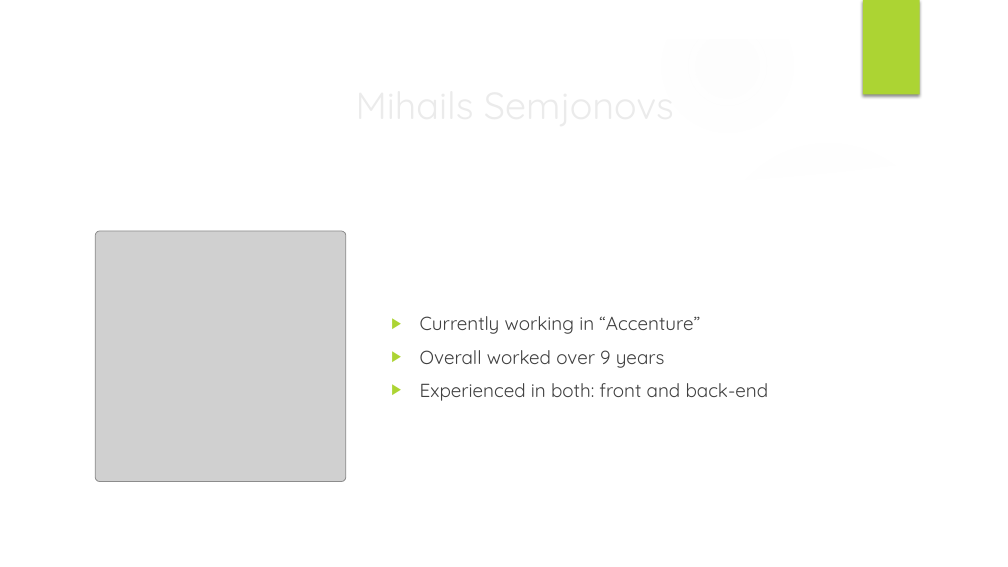
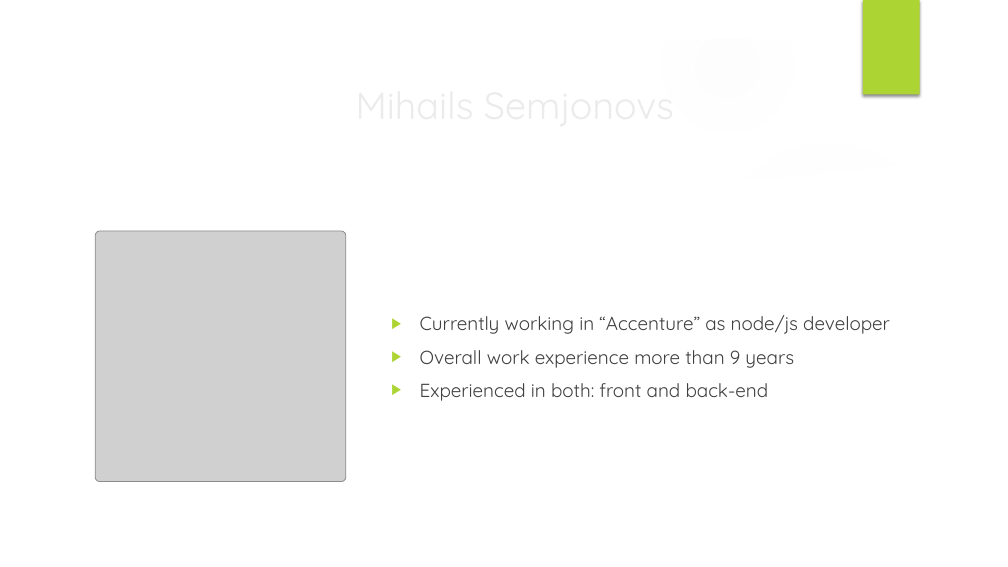
Before and after one commit to muxahuk/asyncJs, a slide deck: slide 2 of Asynchronous JavaScript.pptx. Drawn at 1008x567 pixels with LibreOffice and Linux fonts; fonts in the diff are those of the drawing; grey boxes stand for pictures; background and template pictures are left out. Boxes give left, top, right and bottom in pixels: in the first picture for what was removed or moved away, otherwise in the second. Text is boxed around its words. In the diff, an @@ line names an element or a change of style, - is before the commit and + after.

```diff
--- a/Asynchronous JavaScript.pptx
+++ b/Asynchronous JavaScript.pptx
@@ text at (x1=420, y1=315, x2=890, y2=368): text changed @@
-▶ Currently working in “Accenture”
-▶ Overall worked over 9 years
+▶ Currently working in “Accenture” as node/js developer
+▶ Overall work experience more than 9 years
```
Also in this commit, not shown: 6 other slides changed, 8 slides added, 6 slides removed.
